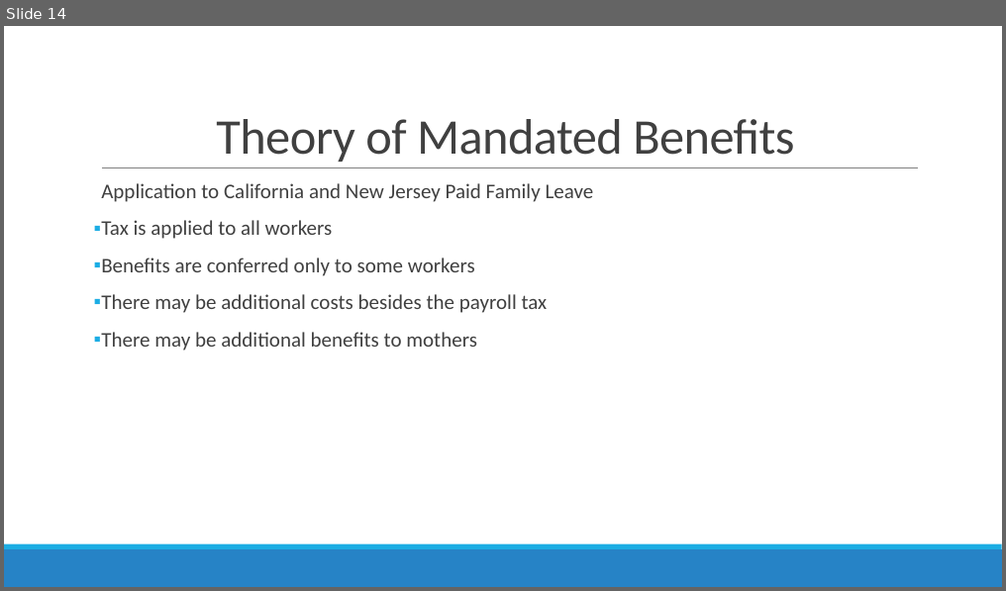
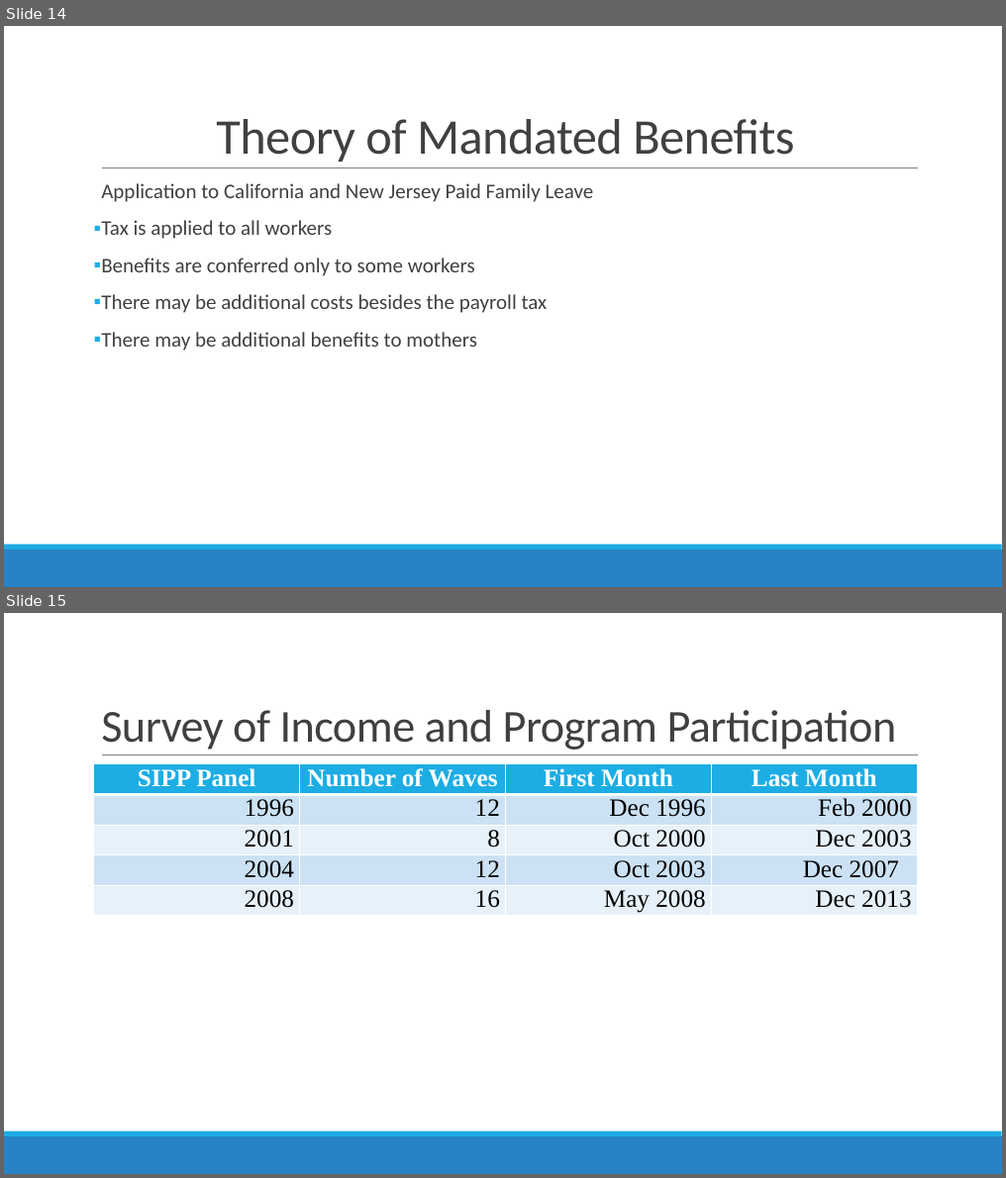
Before and after one commit to alexgoldsmith/Thesis, a slide deck: Thesis.pptx. Shown one above the other, each under a label of ours: slide 14 before the commit, slides 14 and 15 after it. The pictures are 1006x591 and 1006x1178 pixels, drawn with LibreOffice and Linux fonts; fonts in the diff are those of the drawing. Boxes give left, top, right and bottom in pixels: in the first picture for what was removed or moved away, otherwise in the second. Text is boxed around its words. In the diff, an @@ line names an element or a change of style, - is before the commit and + after.

```diff
--- a/Thesis.pptx
+++ b/Thesis.pptx
@@ slide 15 added at [4, 613, 1002, 1174], background #FFFFFF; not listed: 3 template elements that a slide beside it also shows @@
@@ title added at [101, 710, 897, 750], 44 pt, text #404040 @@
+Survey of Income and Program Participation
@@ table added at [94, 764, 918, 917], 5 rows, 4 columns @@
+SIPP Panel | Number of Waves | First Month | Last Month
+1996 | 12 | Dec 1996 | Feb 2000
+2001 | 8 | Oct 2000 | Dec 2003
+2004 | 12 | Oct 2003 | Dec 2007
+2008 | 16 | May 2008 | Dec 2013
```
Also in this commit, not shown: 4 other slides added.
